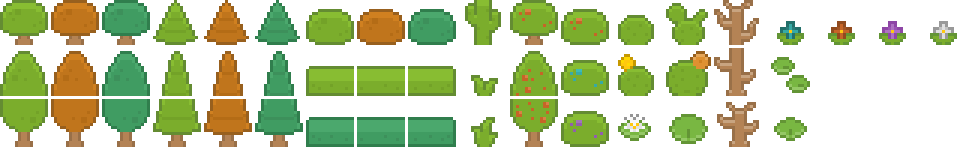
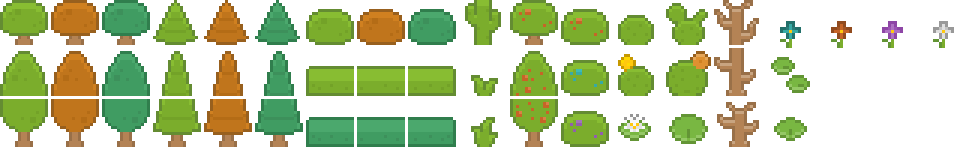
Two versions of the same layered image (957x147). Layer-by-layer changes:
painted on "Layer 1" over [777, 33, 957, 48]
